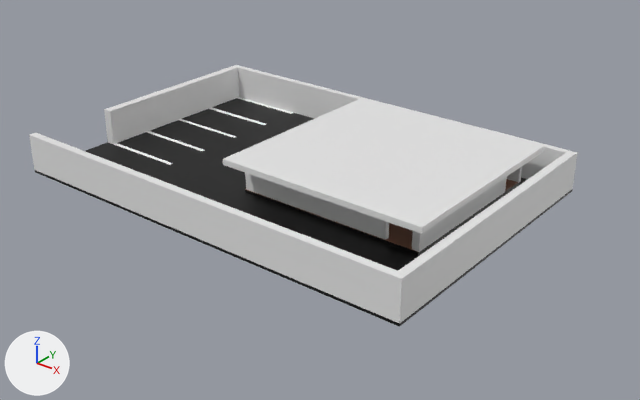
The FBX model Assets/Njabulo's Folder/New Music Bar.fbx as it was, and as the next commit left it.
Both versions are drawn from a 50 mm camera at (27.3, -42.1, 23.6) aimed at (-4.6, -2.3, -1.0). Lighting does not change. The marker at lower left points along +X, +Y and +Z. Where no turn or scale is listed for an object, it has been applied to the vertices. Vertices at the same position are counted once.

Objects in the first picture: 'Main Ground', 'Roof', 'Structure', 'Wall'.
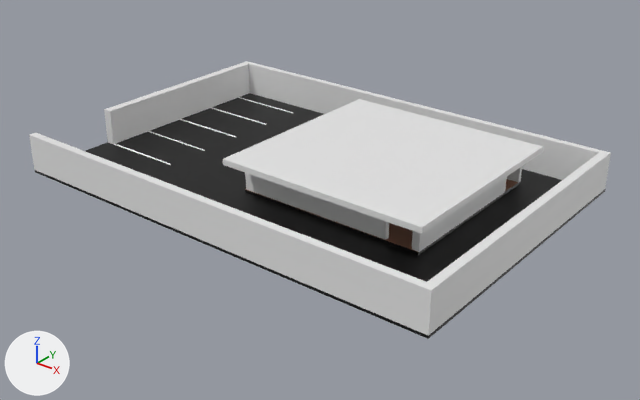
Location of each change, [x1, y1, x2, y2] in pixels of the pictures (640 x 400 px; the box of a moved part takes in the faces that stretch with it):
```json
{"object": "Main Ground", "change": "reshaped", "before": [29, 65, 578, 323], "after": [29, 61, 611, 336], "on screen": "6% wider, 7% taller"}
{"object": "Wall", "change": "reshaped", "before": [35, 97, 573, 327], "after": [35, 93, 605, 339], "on screen": "7% taller"}
{"part": 1, "of": "me_cube_017", "change": "moved or reshaped", "before": [231, 65, 304, 115], "after": [231, 61, 314, 110]}
{"part": 2, "of": "me_cube_017", "change": "moved or reshaped", "before": [395, 154, 572, 323], "after": [395, 161, 598, 336]}
{"part": 3, "of": "me_cube_017", "change": "moved or reshaped", "before": [300, 82, 578, 192], "after": [311, 78, 611, 199]}
{"part": 4, "of": "me_cube_006", "change": "moved or reshaped", "before": [114, 97, 573, 327], "after": [114, 93, 605, 339]}
```

Edits to the scene script, one JSON object a line:
```json
{"block": "me_cube_006", "where": "# used by ob_wall; location = (0.18, -1.48, -0.1)"}
{"op": "remove", "block": "me_cube_006", "code": "me_cube_006.from_pydata(...)  # 214 vertices, 212 faces; spans x -21.1..7.9, y -10.5..8.9, z -0.2..0.2"}
{"op": "add", "block": "me_cube_006", "code": "me_cube_006.from_pydata(...)  # 214 vertices, 212 faces; spans x -21.1..9.5, y -10.5..10.1, z -0.2..0.2"}
{"block": "me_cube_006", "change": "me_cube_006 part 4: 106 of 214 vertices moved; they spanned x -21.1..7.9, y -10.5..8.9, z -0.2..0.2 and now span x -21.1..9.5, y -10.5..10.1, z -0.2..0.2; mean shift (0.4, 0.2, 0.0); largest move (7.9, 8.9, -0.2) -> (9.5, 10.1, -0.2)"}
{"block": "me_cube_017", "where": "me_cube_017.from_pydata(...)  # 112 vertices, 83 faces; spans x -21.1..7.9, y -10.5..8.9, z 0.0..2.5"}
{"block": "me_cube_017", "where": "# used by ob_main_ground; location = (0.18, -1.48, -0.1)"}
{"block": "me_cube_017", "change": "me_cube_017 part 1: all 12 vertices in x -21.1..-14.0, y 8.4..8.9, z 0.0..2.5 are moved by (0.0, 1.3, 0.0)"}
{"block": "me_cube_017", "change": "me_cube_017 part 2: all 44 vertices in x 7.3..7.9, y -10.5..8.1, z 0.0..2.5 are moved by (1.6, 0.0, 0.0)"}
{"block": "me_cube_017", "change": "me_cube_017 part 3: all 8 vertices in x 7.3..7.9, y 8.4..8.9, z 0.0..2.5 are moved by (1.6, 1.3, 0.0)"}
```
